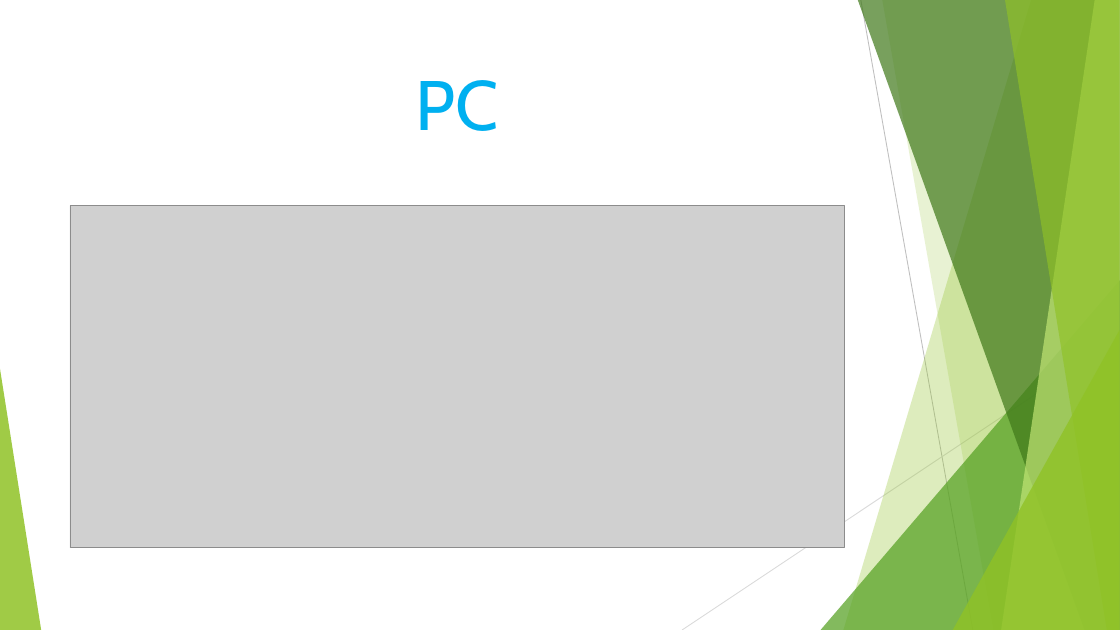
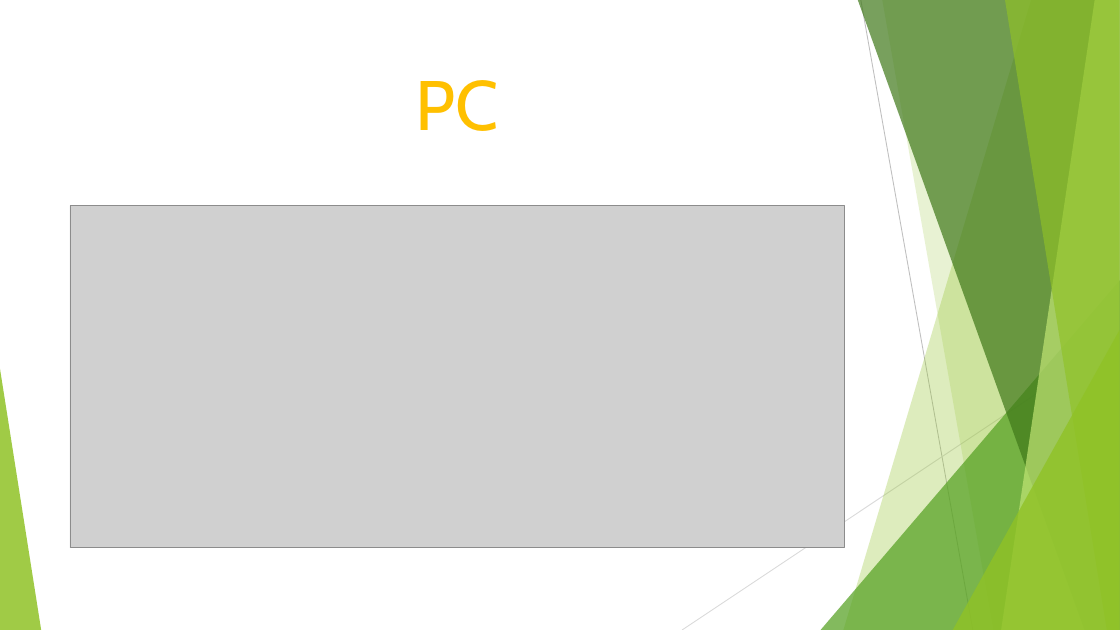
Before and after one commit to Tiinocm/ProyectoIntegrado, a slide deck: slide 6 of carles/poryecto integrado.pptx. Drawn at 1120x630 pixels with LibreOffice and Linux fonts; fonts in the diff are those of the drawing; grey boxes stand for pictures. Boxes give left, top, right and bottom in pixels: in the first picture for what was removed or moved away, otherwise in the second. Text is boxed around its words. In the diff, an @@ line names an element or a change of style, - is before the commit and + after.

```diff
--- a/carles/poryecto integrado.pptx
+++ b/carles/poryecto integrado.pptx
@@ title "PC" at (415,80,498,131): text colour #00B0F0 to #FFC000 @@
```
Also in this commit, not shown: 7 other slides changed.
